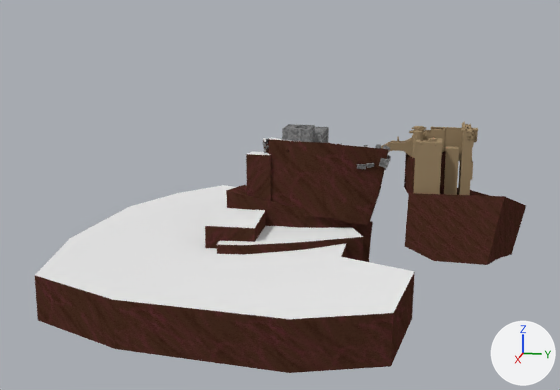
Renders of the Blender file RPG/RPG/data/assets/terrain/tos.blend from each side of a commit.
Before and after are seen from a camera (50 mm lens) standing at (1897.0, 1.0, 307.0) and looking at (177.0, -343.0, -123.0). Lighting does not change. The marker at lower right points along +X, +Y and +Z.

The scene before the commit, as lines of its bpy script (objects in view):
```python
ob_gard_ground = bpy.data.objects.new('gard_ground', me_cube_013)
ob_gard_ground.location = (0.0, -256.0, 0.0)
ob_gard_structure = bpy.data.objects.new('gard_structure', me_cube_007)
ob_gard_structure.location = (0.0, -256.0, 0.0)
ob_tos_ground = bpy.data.objects.new('tos_ground', me_cube_006)
ob_tos_ground.location = (0.0, 0.0, -128.0)
ob_tos_structure = bpy.data.objects.new('tos_structure', me_level)
ob_tos_structure.location = (0.0, 0.0, 0.0)
```
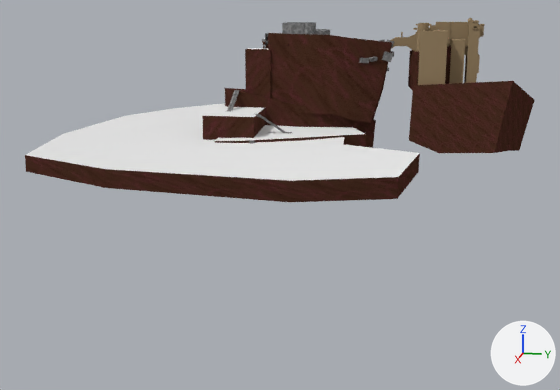
Changed parts and their boxes (x1, y1, x2, y2) in the pictures (560 x 390 px; the box of a moved part takes in the faces that stretch with it):
'gard_ground', reshaped, moved (28% shorter): before (35, 137, 415, 373); after (25, 33, 420, 202)
'tos_ground', moved: before (404, 151, 526, 265); after (408, 45, 534, 153)
'tos_structure', moved: before (381, 122, 478, 195); after (390, 18, 485, 85)
'gard_structure', reshaped, moved (15% wider, 95% taller): before (246, 124, 391, 186); after (227, 22, 394, 144)
part 1 of me_cube_013, moved or reshaped: before (35, 226, 415, 373); after (25, 125, 420, 202)
part 2 of me_cube_007, added: after (227, 90, 240, 112)
part 3 of me_cube_007, added: after (255, 114, 292, 133)
part 4 of me_cube_007, moved or reshaped: before (282, 124, 329, 143); after (282, 22, 324, 35)
part 5 of me_cube_007, surface changed: before (246, 125, 391, 186); after (245, 22, 394, 90)

The edits, one by one:
me_cube_013 has 195 vertices, 188 faces and spans x -345.0..641.0, y -578.0..231.0, z -346.0..-7.0.
me_cube_013 is used by ob_gard_ground; location (0.0, -256.0, 0.0).
me_cube_013 part 1: 22 of 195 vertices moved; they spanned x -345.0..641.0, y -578.0..230.0, z -336.0..-210.0 and now span x -345.0..641.0, y -578.0..230.0, z -315.0..-223.0; mean shift (4.0, -2.0, 42.0); largest move (5.0, 69.0, -336.0) -> (35.0, 47.0, -270.0).
me_cube_007 is used by ob_gard_structure; location (0.0, -256.0, 0.0).
me_cube_007 had 885 vertices, 767 faces, 32 loose edges and spanned x -144.0..86.0, y -221.0..157.0, z -159.0..15.0.
me_cube_007 now has 1430 vertices, 1468 faces and spans x -185.0..304.0, y -221.0..157.0, z -236.0..15.0.
me_cube_007 part 2: a new loose piece of 16 vertices spanning x 102.0..193.0, y -210.0..-199.0, z -184.0..-140.0, in mat_gray.
me_cube_007 part 3: a new loose piece of 16 vertices spanning x 188.0..229.0, y -138.0..-56.0, z -228.0..-179.0, in mat_gray.
me_cube_007 part 4: 12 vertices moved from x -56.0..25.0, y -161.0..-55.0, z -137.0..-4.0 to x -86.0..5.0, y -81.0..-55.0, z -103.0..-4.0; 153 vertices removed from x -105.0..67.0, y -133.0..-14.0, z -121.0..15.0; 80 vertices added at x -89.0..67.0, y -103.0..-36.0, z -103.0..-4.0.
me_cube_007 part 5: 581 kept faces spanning x -143.0..86.0, y -221.0..157.0, z -159.0..15.0 get new texture (UV) coordinates.
Object 'gard_ground' (ob_gard_ground) moves from (0.0, -256.0, 0.0) to (0.0, -256.0, 250.0).
Object 'gard_structure' (ob_gard_structure) moves from (0.0, -256.0, 0.0) to (0.0, -256.0, 250.0).
Object 'tos_ground' (ob_tos_ground) moves from (0.0, 0.0, -128.0) to (0.0, 0.0, 122.0).
Object 'tos_structure' (ob_tos_structure) moves from (0.0, 0.0, 0.0) to (0.0, 0.0, 250.0).
